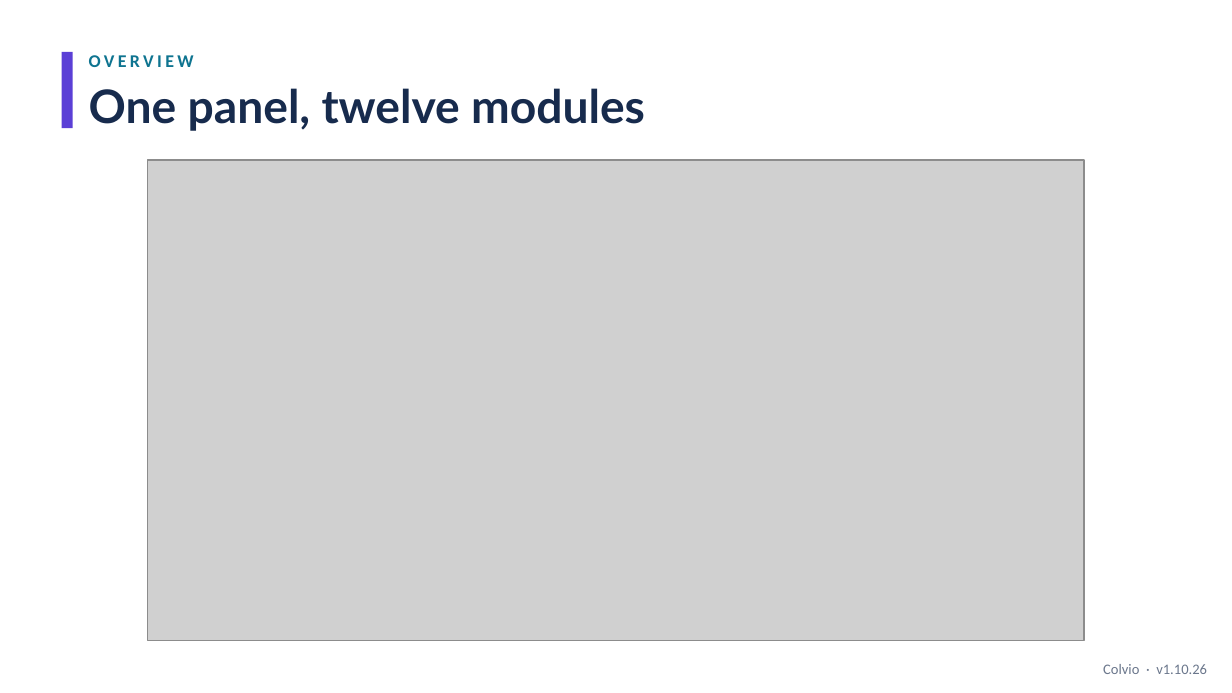
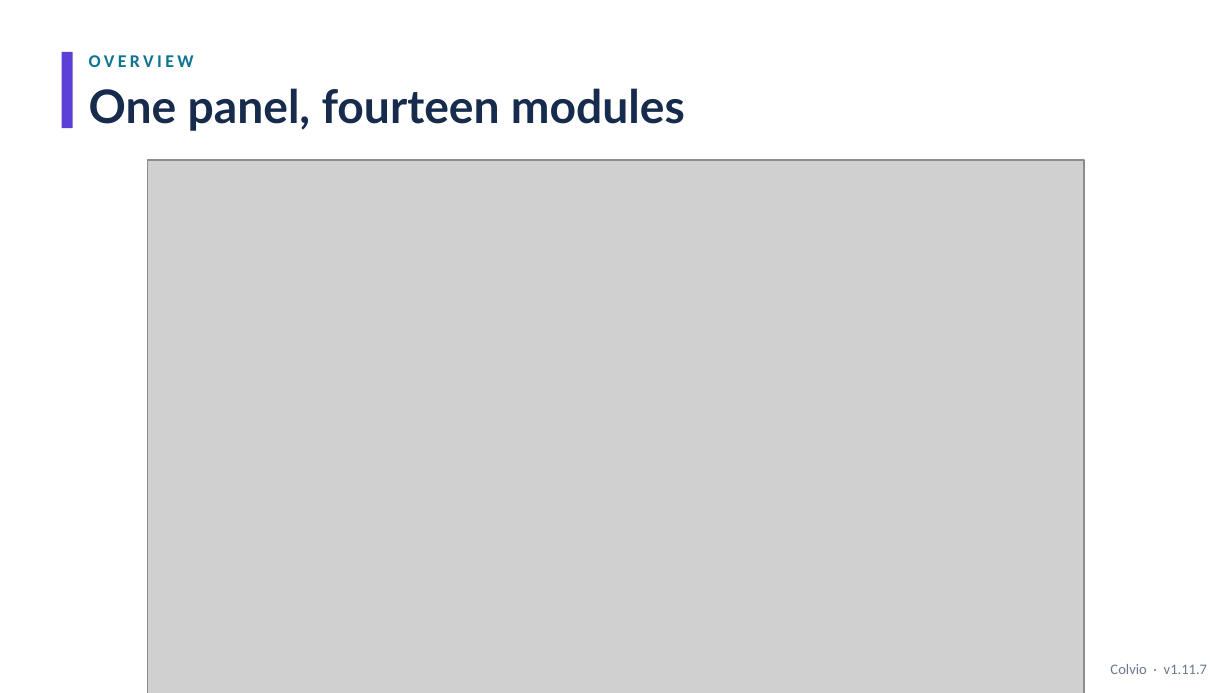
Before and after one commit to zmissoum/colvio, a slide deck: slide 3 of docs/Colvio_Walkthrough.pptx. Drawn at 1232x693 pixels with LibreOffice and Linux fonts; fonts in the diff are those of the drawing; grey boxes stand for pictures. Boxes give left, top, right and bottom in pixels: in the first picture for what was removed or moved away, otherwise in the second. Text is boxed around its words. In the diff, an @@ line names an element or a change of style, - is before the commit and + after.

```diff
--- a/docs/Colvio_Walkthrough.pptx
+++ b/docs/Colvio_Walkthrough.pptx
@@ text at (89, 88, 685, 131): text changed @@
-One panel, twelve modules
+One panel, fourteen modules
@@ picture: place and size @@
-picture at (148, 160, 1084, 641)
+picture at (148, 160, 1084, 693)
@@ text at (1110, 664, 1207, 674): text changed @@
-Colvio · v1.10.26
+Colvio · v1.11.7
```
Also in this commit, not shown: 10 other slides changed, 17 other files.
